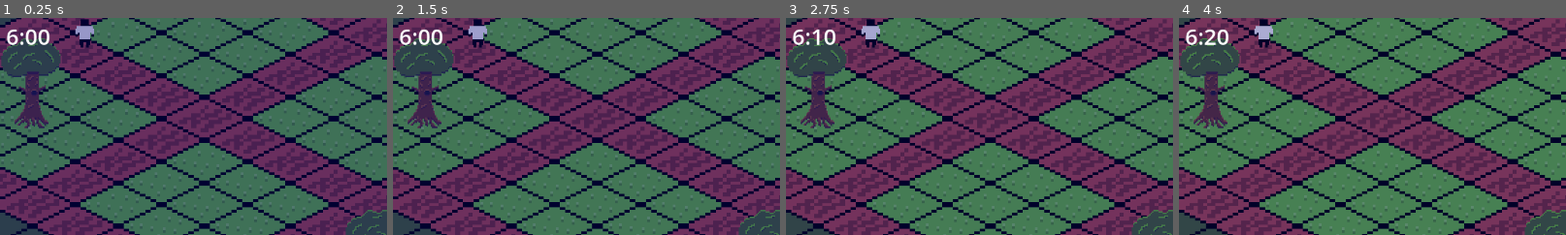
Above: before the commit, frames 1-4 (left to right).
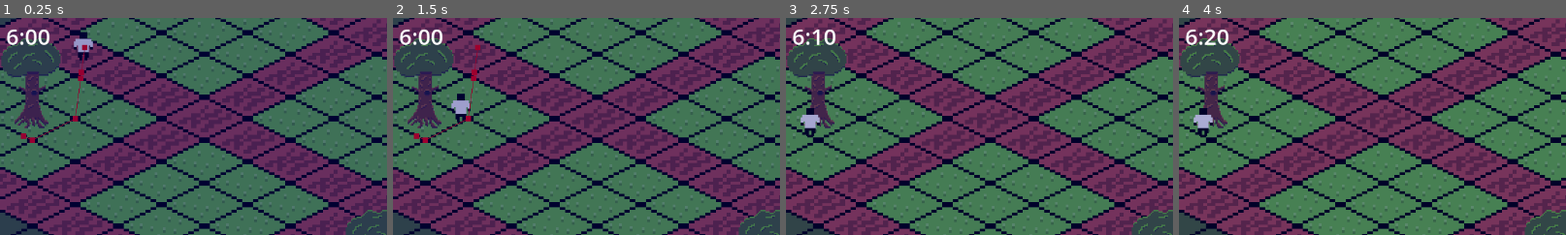
Above: after the commit, the same moments.

Repository: bombasticSlacks/Ok-Orchard
Game: Godot game, scene res://main.tscn
Same seed, same stepped clock (60 frames per second), same inputs: the game is played once before the commit and once after it.
Inputs:
- Up to frame 1 (0.25 s): no input
- Up to frame 2 (1.5 s): no input
- Up to frame 3 (2.75 s): no input
- Up to frame 4 (4 s): tap Enter at 2.75 s; tap Space at 3.5 s
The pictures show only the part of the screen within x 0-50%, y 0-50%; the shares and areas given below are measured in that part.

The runs differ from the first frame. In frame 1, 1.0% of the frame differs, in the area x 5-25%, y 0-58%; in frame 2, 1.1%; in frame 3, 0.8%; in frame 4, 0.8%.
Error before the commit: Invalid access to property or key 'global_position' on a base object of type 'Nil'. (res://Scripts/Pawn.gd:83)

Commit message:
Update main.tscn
Co-authored-by: Dillon Matchett <dillon.matchett@gmail.com>

Diff:
--- a/main.tscn
+++ b/main.tscn
@@ -79,6 +79,7 @@
 [node name="Plot5" type="StaticBody2D" parent="TileMap" groups=["plots"]]
 position = Vector2(-192, 0)
 script = ExtResource("4_wgdl0")
+built = true
 
 [node name="CollisionPolygon2D" type="CollisionPolygon2D" parent="TileMap/Plot5"]
 scale = Vector2(0.8, 0.8)
